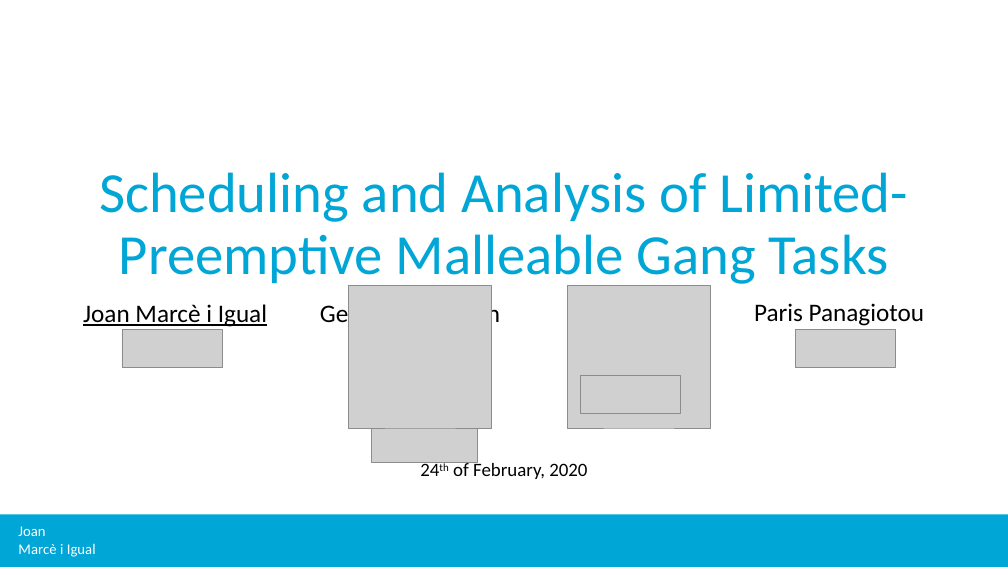
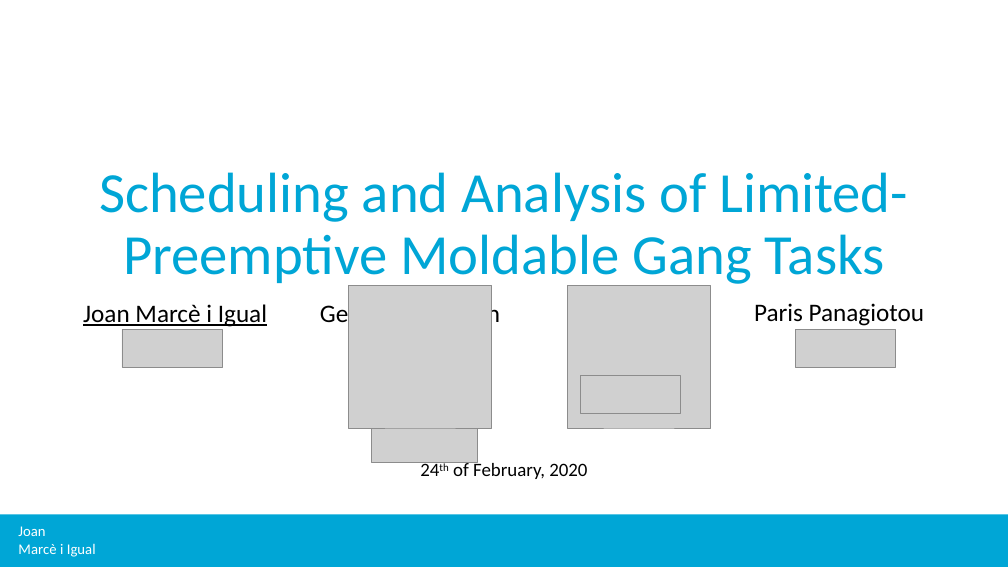
Before and after one commit to jmigual/APATeoria, a slide deck: slide 1 of Notes/TFM_presentations/2020_02_24_v2/2020_02_24_v2.pptx. Drawn at 1008x567 pixels with LibreOffice and Linux fonts; fonts in the diff are those of the drawing; grey boxes stand for pictures; background and template pictures are left out. Boxes give left, top, right and bottom in pixels: in the first picture for what was removed or moved away, otherwise in the second. Text is boxed around its words. In the diff, an @@ line names an element or a change of style, - is before the commit and + after.

```diff
--- a/Notes/TFM_presentations/2020_02_24_v2/2020_02_24_v2.pptx
+++ b/Notes/TFM_presentations/2020_02_24_v2/2020_02_24_v2.pptx
@@ title at [99, 172, 908, 287]: text changed @@
-Scheduling and Analysis of Limited-Preemptive Malleable Gang Tasks
+Scheduling and Analysis of Limited-Preemptive Moldable Gang Tasks
```
Also in this commit, not shown: 3 other files.
